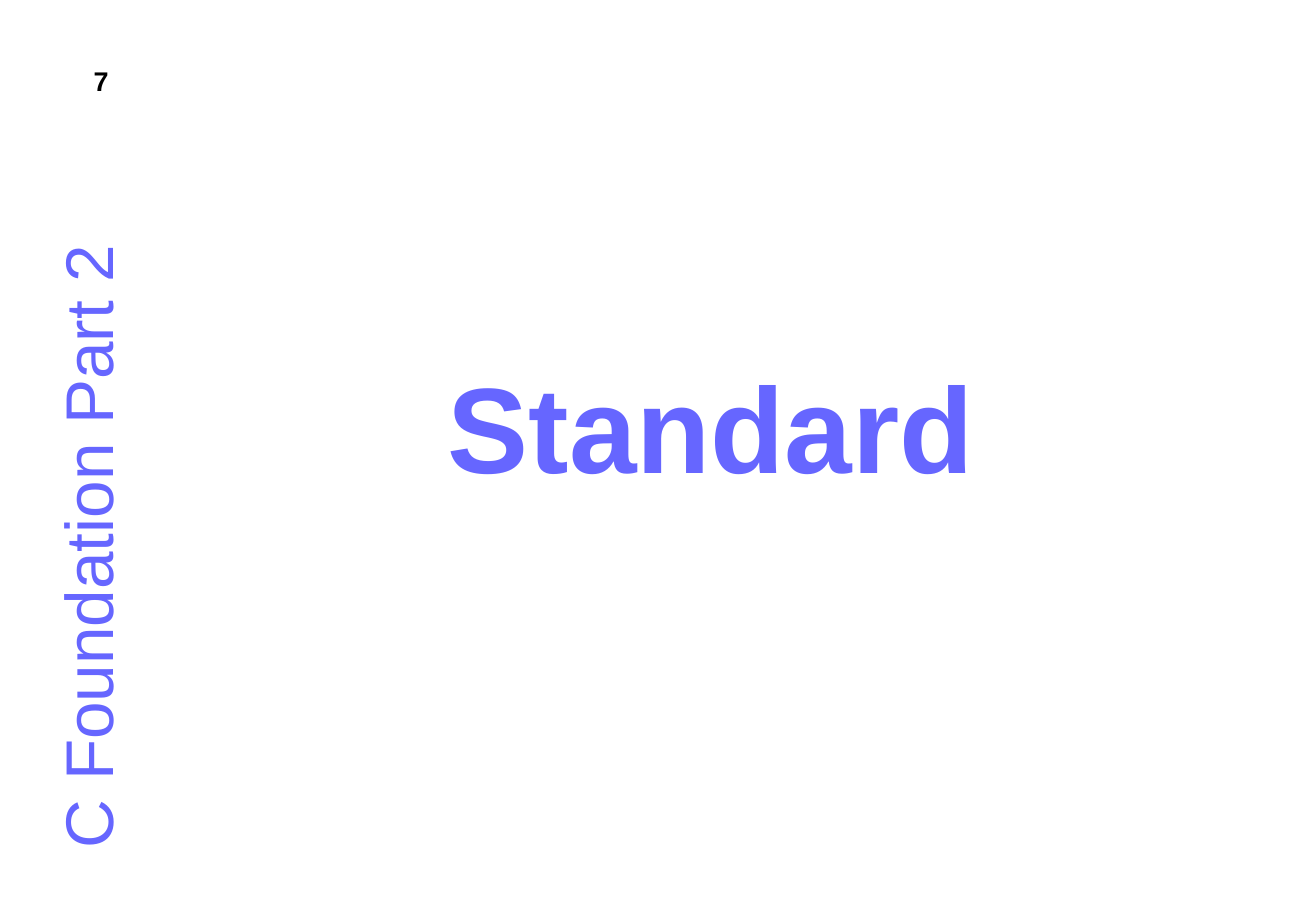
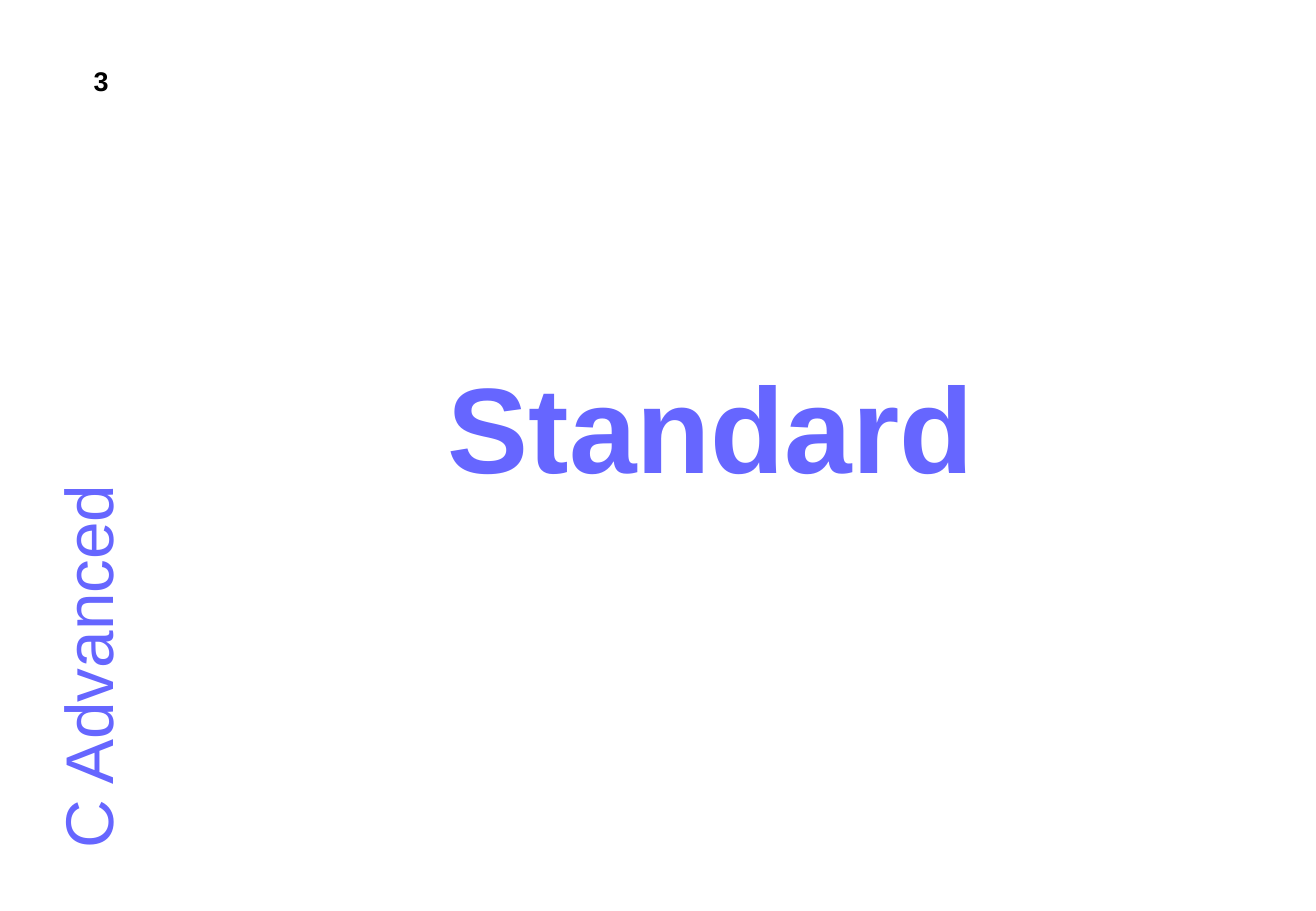
Before and after one commit to JonJagger/two-day-courses, a slide deck: slide 3 of ca/CAdvanced.odp (slide 7 before the commit). Drawn at 1316x911 pixels with LibreOffice and Linux fonts; fonts in the diff are those of the drawing. Boxes give left, top, right and bottom in pixels: in the first picture for what was removed or moved away, otherwise in the second. Text is boxed around its words. In the diff, an @@ line names an element or a change of style, - is before the commit and + after.

```diff
--- a/ca/CAdvanced.odp
+++ b/ca/CAdvanced.odp
@@ page number at [94, 72, 109, 92]: text changed @@
-7
+3
@@ title at [52, 515, 127, 845]: text changed @@
-C Foundation Part 2
+C Advanced
```
Also in this commit, not shown: 39 other slides changed, 2 slides added.
